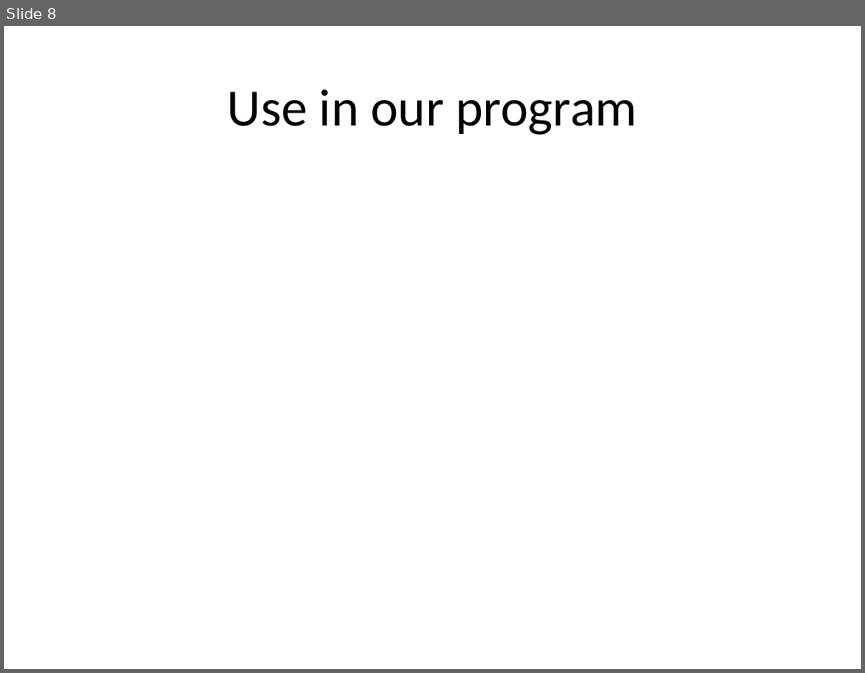
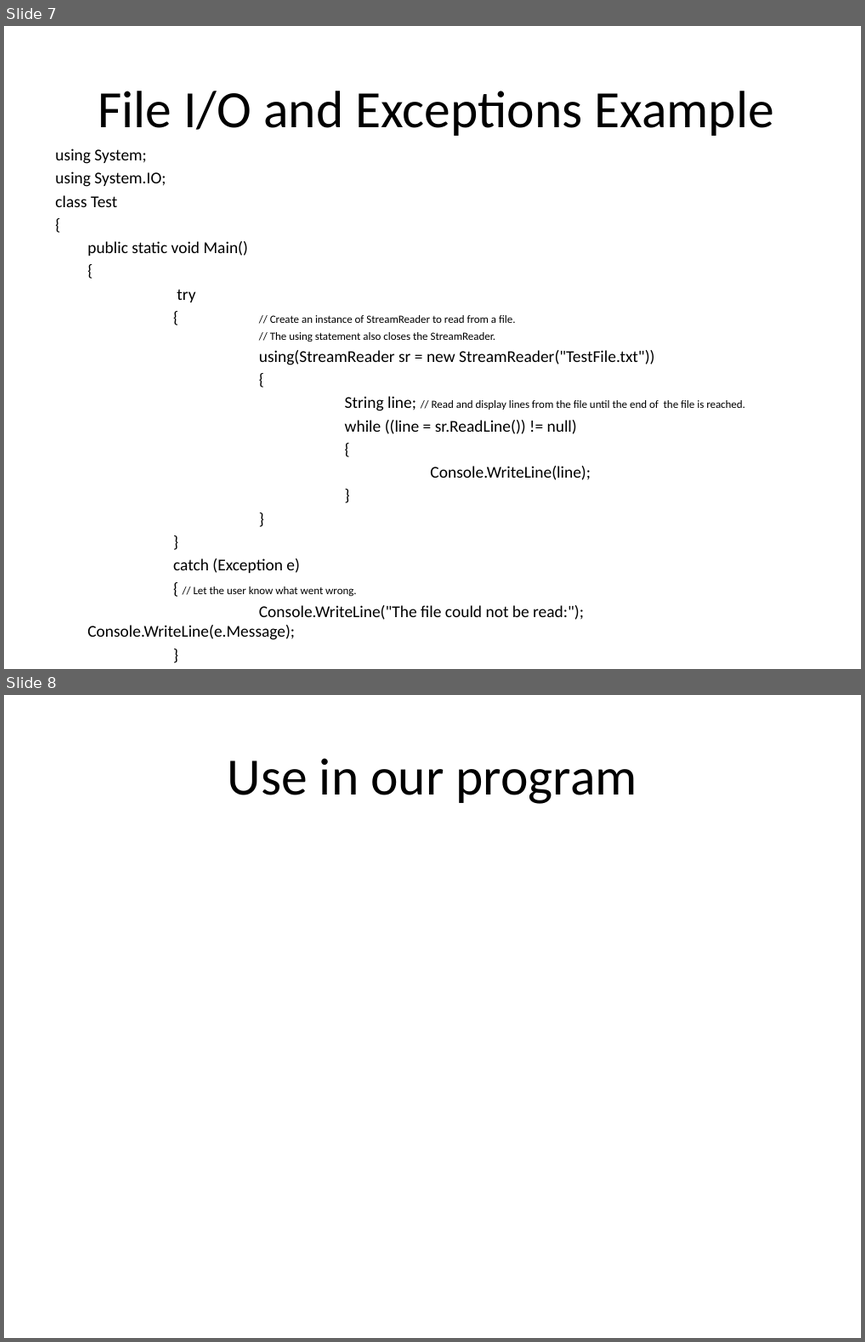
Before and after one commit to isurup/kalle-martin-group, a slide deck: OOPExam/04 File IO, Object Streams and Exceptions.pptx. Shown one above the other, each under a label of ours: slide 8 before the commit, slides 7 and 8 after it. The pictures are 865x673 and 865x1342 pixels, drawn with LibreOffice and Linux fonts; fonts in the diff are those of the drawing. Boxes give left, top, right and bottom in pixels: in the first picture for what was removed or moved away, otherwise in the second. Text is boxed around its words. In the diff, an @@ line names an element or a change of style, - is before the commit and + after.

```diff
--- a/OOPExam/04 File IO, Object Streams and Exceptions.pptx
+++ b/OOPExam/04 File IO, Object Streams and Exceptions.pptx
@@ slide 7 added at (x1=4, y1=26, x2=861, y2=669), background #FFFFFF @@
@@ title added at (x1=98, y1=91, x2=773, y2=136), 44 pt, text #000000 @@
+File I/O and Exceptions Example
@@ text added at (x1=55, y1=148, x2=745, y2=640), 13.9 pt, text #000000 @@
+using System;
+using System.IO;
+class Test
+{
+public static void Main()
+{
+try
+{ // Create an instance of StreamReader to read from a file.
+// The using statement also closes the StreamReader.
+using(StreamReader sr = new StreamReader("TestFile.txt"))
+{
+String line; // Read and display lines from the file until the end of the file is reached.
+while ((line = sr.ReadLine()) != null)
+{
+Console.WriteLine(line);
+}
+}
+}
+catch (Exception e)
+{ // Let the user know what went wrong.
+Console.WriteLine("The file could not be read:"); Console.WriteLine(e.Message);
+}
+}
+}
```
Also in this commit, not shown: 3 slides changed, 2 other slides added, 3 slides removed.
